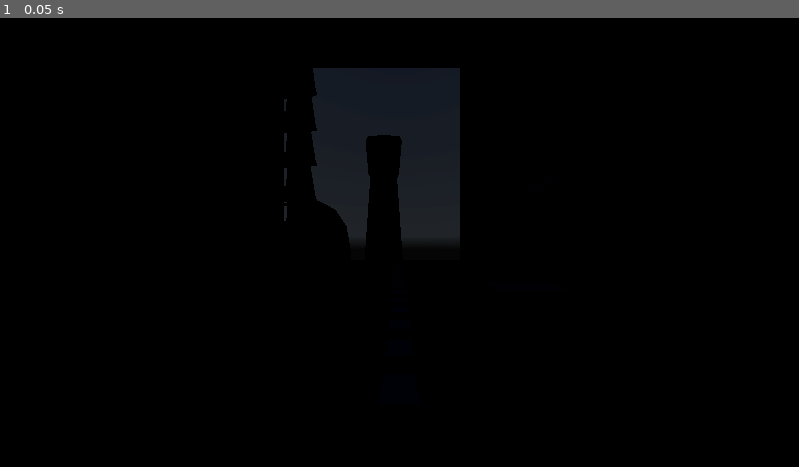
Above: before the commit, frame 1.
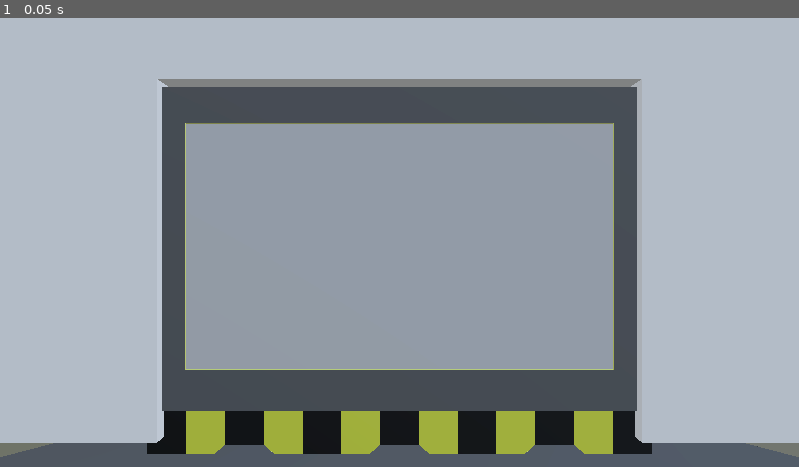
Above: after the commit, the same moment.

Repository: loumcn12/Aftermath
Game: Godot game, scene res://scenes/3Dmain_menu.tscn
The game is run twice, just before and just after one commit, with the same random seed, the same clock (stepped at 60 frames per second) and the same inputs. This scene is started directly instead of the project's main scene. A sky picture missing from this copy of the repository is replaced by a grey-blue gradient.
Inputs:
- Up to frame 1 (0.05 s): no input

The runs differ from the first frame. In frame 1, 99% of the frame differs, in the area x 0-100%, y 0-100%.

Commit message:
Worked on main menu
Added fog and door

Diff:
--- a/scenes/3Dmain_menu.tscn
+++ b/scenes/3Dmain_menu.tscn
@@ -1,7 +1,9 @@
-[gd_scene load_steps=6 format=3 uid="uid://ceom27ev85g53"]
+[gd_scene load_steps=9 format=3 uid="uid://ceom27ev85g53"]
 
 [ext_resource type="PackedScene" uid="uid://1wfvq3d5y75o" path="res://assets/Misc/MainMenu.glb" id="1_73257"]
 [ext_resource type="Texture2D" uid="uid://mfmt5fpbaura" path="res://assets/hdris/kloofendal_48d_partly_cloudy_puresky_2k.hdr" id="2_hg656"]
+[ext_resource type="PackedScene" uid="uid://ckgmx5fed770t" path="res://scenes/streetlamp.tscn" id="3_lsx8b"]
+[ext_resource type="PackedScene" uid="uid://d1hi0wlisv32i" path="res://assets/Misc/MainMenuDoor.glb" id="4_ymex3"]
 
 [sub_resource type="PanoramaSkyMaterial" id="PanoramaSkyMaterial_lsx8b"]
 panorama = ExtResource("2_hg656")
@@ -11,24 +13,47 @@
 
 [sub_resource type="Environment" id="Environment_ymex3"]
 background_mode = 2
-background_energy_multiplier = 0.2
 sky = SubResource("Sky_xdhe3")
 sky_custom_fov = 119.4
 tonemap_mode = 2
 glow_enabled = true
-volumetric_fog_density = 0.1
+volumetric_fog_enabled = true
+volumetric_fog_density = 0.06
 volumetric_fog_albedo = Color(0.9, 0.9, 0.9, 1)
 volumetric_fog_emission_energy = 0.0
 volumetric_fog_ambient_inject = 0.5
 volumetric_fog_sky_affect = 0.6
+
+[sub_resource type="FogMaterial" id="FogMaterial_lsx8b"]
+density = 1.05
 
 [node name="MainMenu" type="Node3D"]
 
 [node name="MainMenu" parent="." instance=ExtResource("1_73257")]
 
 [node name="Camera3D" type="Camera3D" parent="."]
-transform = Transform3D(-1, 0, -8.74228e-08, 0, 1, 0, 8.74228e-08, 0, -1, 0, 3.14454, -131.087)
-fov = 14.0
+transform = Transform3D(-1, 0, -8.74228e-08, 0, 1, 0, 8.74228e-08, 0, -1, 0, 4.75916, -131.087)
+fov = 20.0
 
 [node name="WorldEnvironment" type="WorldEnvironment" parent="."]
 environment = SubResource("Environment_ymex3")
+
+[node name="Streetlamp2" parent="." instance=ExtResource("3_lsx8b")]
+transform = Transform3D(-1, 0, -8.74228e-08, 0, 1, 0, 8.74228e-08, 0, -1, 0, 0, -31.6245)
+
+[node name="Streetlamp3" parent="." instance=ExtResource("3_lsx8b")]
+transform = Transform3D(1, 0, 0, 0, 1, 0, 0, 0, 1, 0, 0, 11.017)
+
+[node name="Streetlamp4" parent="." instance=ExtResource("3_lsx8b")]
+transform = Transform3D(1, 0, 0, 0, 1, 0, 0, 0, 1, 0, 0, 100.678)
+
+[node name="Streetlamp5" parent="." instance=ExtResource("3_lsx8b")]
+transform = Transform3D(-1, 0, 8.74228e-08, 0, 1, 0, -8.74228e-08, 0, -1, 0, 0, 54.3696)
+
+[node name="FogVolume" type="FogVolume" parent="."]
+transform = Transform3D(1, 0, 0, 0, 1, 0, 0, 0, 1, 0, 0, 41.2041)
+size = Vector3(25.5293, 2, 343.441)
+material = SubResource("FogMaterial_lsx8b")
+
+[node name="MainMenuDoor" parent="." instance=ExtResource("4_ymex3")]
+transform = Transform3D(1, 0, 0, 0, 1, 0, 0, 0, 1, 0, -3.00996, 0)
--- /dev/null
+++ b/scenes/streetlamp.tscn
@@ -0,0 +1,15 @@
+[gd_scene load_steps=2 format=3 uid="uid://ckgmx5fed770t"]
+
+[ext_resource type="PackedScene" uid="uid://dwvxc12e0dcem" path="res://assets/Misc/streetlamp.glb" id="1_dhixf"]
+
+[node name="Streetlamp" type="Node3D"]
+
+[node name="streetlamp" parent="." instance=ExtResource("1_dhixf")]
+
+[node name="SpotLight3D" type="SpotLight3D" parent="."]
+transform = Transform3D(0.976432, 9.43406e-09, -0.215826, 0.215826, -4.26812e-08, 0.976432, 0, -1, -4.37114e-08, -3.5125, 7.08325, 0)
+light_color = Color(0.949019, 0.839015, 1.54018e-06, 1)
+light_energy = 1000.0
+light_volumetric_fog_energy = 5.04
+spot_range = 10.65
+spot_angle = 29.2685
Binary file changed: assets/Misc/MainMenu.glb
Binary file added: assets/Misc/MainMenuDoor.glb
Not shown, added: assets/Misc/MainMenuDoor.glb.import
Not shown, changed: assets/Misc/MainMenu.blend
Not shown, changed: assets/Misc/MainMenu.blend1
